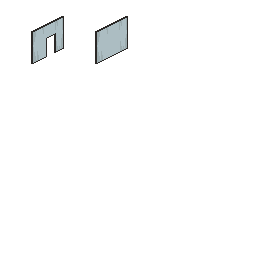
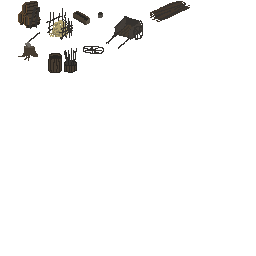
Comparing the layer stacks of the two 256 × 256 images. Changes:
added layer "VillageEnvironment" above "Walls" over (18, 1, 190, 73)
hid "Walls" over (31, 16, 128, 64)
